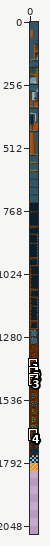
Edited in one commit: sprite sheet (_res/tiles.png). Above: a wide view before the commit, with the close-up outlined.
Close-up. The starting point:
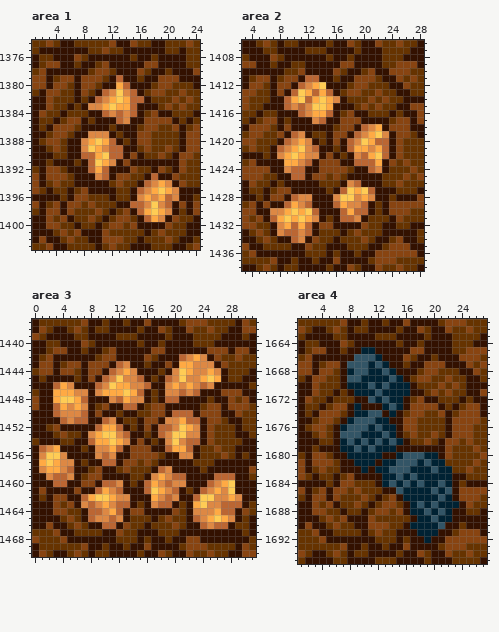
The file is 32x1824 pixels. Shown: area 1: x 1..24, y 1374..1403; area 2: x 3..28, y 1406..1438; area 3: x 0..31, y 1437..1470; area 4: x 1..27, y 1661..1695. The old version is drawn lined up with the new one, on the new canvas. The commit also changed other parts of the picture, which this record leaves out.
Now the later version:
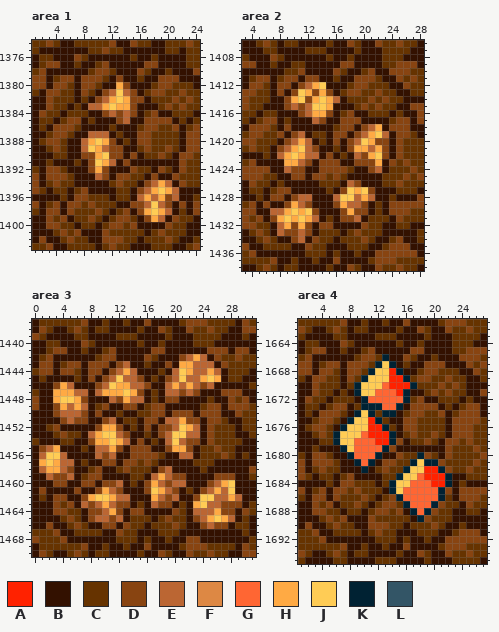
Palette (. is transparent): A #ff2200  B #331100  C #663300  D #884411  E #bb6633  F #dd8844  G #ff6633  H #ffaa44  J #ffcc55  K #002233  L #335566
Difference:
canvas 32x1824 -> 32x2080
Changed rows in their new state; - is an unchanged pixel.
Area 1:
first column x 8:
1379 -----D--------
1380 ------D-------
1381 ---DE-ED------
1382 --DE---DD-----
1383 -EE----D------
1384 ---DEDED------
1385 -----DE-------
1387 -EEE----------
1388 E---D---------
1389 E--EDD--------
1390 DD--DD--------
1391 -D--E---------
1392 -D-D----------
1393 --ED------D---
1394 ---------DE-E-
1395 --------DE---E
1396 --------E-E-DE
1397 -------DDE-ED-
1398 --------D---E-
1399 ---------D-E--
Area 2:
first column x 7:
1411 -----DD----------
1412 ----DE-----------
1413 ---D--D-D--------
1414 --D--D---E-------
1415 --DEDE-----------
1416 ----DE--D--------
1417 ------ED---------
1418 -------------DE--
1419 ---DE-------DE--E
1420 --DE-E-----DE--DD
1421 -DE--ED----D--E-D
1422 -E---EE-----ED--D
1423 ----ED------DDD--
1424 --EDD---------DE-
1425 ---DD------------
1426 -----------ED----
1427 ----------D---D--
1428 ---DEE---E--E-E--
1429 --D-ED---D-EED---
1430 EE----D---D-DD---
1431 D-----E---DDE----
1432 -E-D-D-----------
1433 -EDDED-----------
1434 ---DE------------
Area 3:
first column x 1:
1442 --------------------DE-E-----
1443 -----------DE---------EEE----
1444 ----------DE-E-----E--EE-E---
1445 ---------DE-EED---DE-EE------
1446 --D-E---DE---EED--E-E-EDE----
1447 -----EE-E-----D---EEDED------
1448 ------D---ED-EE---DD---------
1449 --D-E-E-----DD---------------
1450 --DEEED------------DDD-------
1451 ---DEDD--DE-------EE-DD------
1452 --------D--D-----DDE--E------
1453 -------E---ED----DE--EE------
1454 -------D----E-----E-EDD------
1455 DE------EE-D------D--D-------
1456 E--E----EDE---------EE-------
1457 ---EE----DD------------------
1458 E--ED------------DE----------
1459 -EDDE-----------E-EDD----DDD-
1460 --DD-----DDE---D-EDEE---DE---
1461 --------D-ED---D--ED---DE-E--
1462 ------D----EE----EDE--D--EE-E
1463 ------EDE-EDD---EDD-----EEDDD
1464 -------DDE-D----------EEE-DD-
1465 -------DEEDE----------DE---E-
1466 ---------DD------------DEDD--
Area 4:
first column x 6:
1665 ----CD------------
1666 ---CDDCK----------
1667 --DDDCKJK---------
1668 --DDC-JJAK--------
1669 --DC-JJJAAK-------
1670 --C-JJJGAAAK------
1671 ----JJGGGA--------
1672 ----KGGGGGK-------
1673 ---CKKKGG---------
1674 ----JKCK----------
1675 ---JJA-C----------
1676 --JJJAA-C---------
1677 KJJJGAAA----------
1678 KJJGGGAAKD--------
1679 --JGGGG-D---------
1680 ---GGG---DCCKDC---
1681 ----G--DDCCKJK-D--
1682 ------CDCCKJJAA-D-
1683 -------CCKJJGAAA--
1684 -------CKJJGGGAA--
1685 --------KJGGGGG-D-
1686 ---------KGGGGGKC-
1687 ----------KGGGKDCC
1688 ------------GKDCC-
1689 -------------DCCC-
1690 -----------CCCDC--
1691 ------------CCC---
1692 -------------C----
Pixel boxes of the changes (left, top, right, bottom) in both close-ups:
changed: (81, 75, 179, 222)
changed: (270, 75, 389, 243)
changed: (39, 354, 242, 529)
changed: (333, 347, 459, 543)
